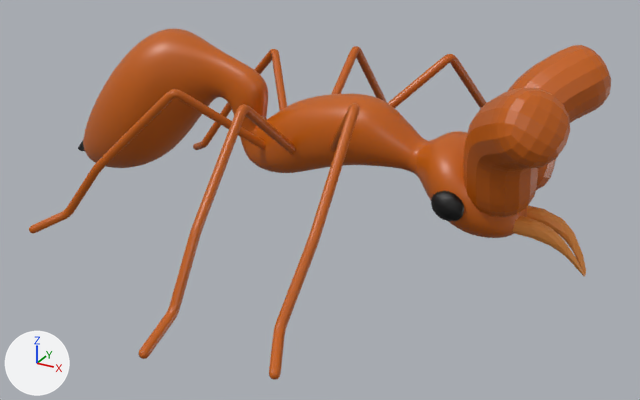
One commit to the Blender file Assets/Prefabs/antmodels/farmerant.blend: the scene before it, then after it.
Rendered twice from a camera (50 mm lens) standing at (2.93, -5.28, 2.19) and looking at (0.07, -0.08, -0.4). The lights are fixed; the arrows at lower left show +X, +Y and +Z.

Before the edit, the objects in view are built like this:
```python
ob_antena = bpy.data.objects.new('Antena', me_cube_004)
ob_antena.location = (1.554, 0.398, 0.297)
ob_antena.rotation_euler = (0.503, 0.0, 0.0)  # degrees (29, 0, 0)
ob_antena_001 = bpy.data.objects.new('Antena.001', me_cube_005)
ob_antena_001.location = (1.554, -0.367, 0.297)
ob_antena_001.rotation_euler = (0.503, 0.0, 3.142)  # degrees (29, 0, 180)
ob_antena_001.scale = (-1.0, 1.0, 1.0)
ob_body = bpy.data.objects.new('Body', me_cube)
ob_body.location = (-0.098, 0.002, 0.0)
ob_body.scale = (1.77, 0.202, 0.0822)
ob_icosphere_001 = bpy.data.objects.new('Icosphere.001', me_icosphere_001)
ob_icosphere_001.location = (1.158, -0.378, -0.102)
ob_icosphere_001.rotation_euler = (0.0, 0.519, 0.0)  # degrees (0, 30, 0)
ob_icosphere_001.scale = (0.123, 0.0765, 0.108)
ob_leg = bpy.data.objects.new('Leg', me_cube_006)
ob_leg.location = (-0.259, -0.087, 0.106)
ob_leg.scale = (0.138, 0.138, 0.138)
ob_leg_001 = bpy.data.objects.new('Leg.001', me_cube_007)
ob_leg_001.location = (-0.062, -0.108, 0.162)
ob_leg_001.rotation_euler = (0.0, 0.0, 1.005)  # degrees (0, 0, 58)
ob_leg_001.scale = (0.138, 0.138, 0.138)
ob_leg_002 = bpy.data.objects.new('Leg.002', me_cube_008)
ob_leg_002.location = (0.228, -0.108, 0.243)
ob_leg_002.rotation_euler = (0.0, 0.0, 1.366)  # degrees (0, 0, 78)
ob_leg_002.scale = (0.138, 0.138, 0.138)
ob_leg_003 = bpy.data.objects.new('Leg.003', me_cube_009)
ob_leg_003.location = (0.228, 0.131, 0.243)
ob_leg_003.rotation_euler = (0.0, 0.0, 1.654)  # degrees (0, 0, 95)
ob_leg_003.scale = (-0.138, 0.138, 0.138)
ob_pincer2 = bpy.data.objects.new('Pincer2', me_cube_003)
ob_pincer2.location = (1.671, -0.094, -0.266)
ob_pincer2.scale = (0.3, -0.3, 0.3)
# also in view: 'Leg.005' at (-1.11, 0.6, -0.14); 'Leg.004' at (-0.14, 1.09, -0.09); 'Pincer1' at (1.72, 0.09, -0.39)
```
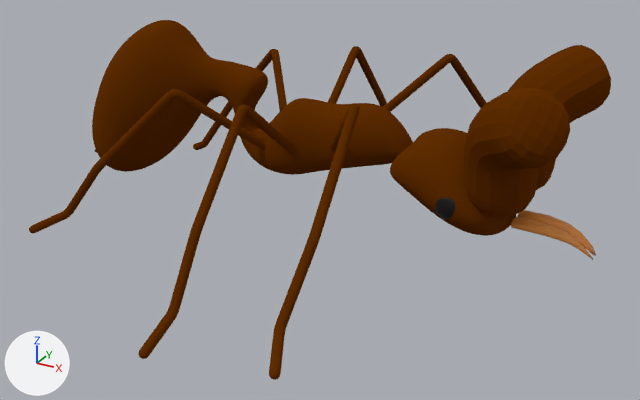
Where the change shows, as pixel boxes [x1, y1, x2, y2] in the pictures (640 x 400 px):
'Body', recoloured, reshaped, modifiers changed
    before: [78, 29, 527, 238]
    after: [92, 20, 516, 236]
'Antena.001', recoloured
    both: [463, 88, 570, 217]
'Antena', recoloured (orange to brown)
    both: [508, 45, 611, 190]
'Leg.001', recoloured (orange to brown)
    both: [138, 104, 295, 359]
'Leg.002', recoloured (orange to brown)
    both: [269, 103, 360, 380]
'Leg', recoloured
    both: [29, 89, 266, 233]
'Pincer1', moved, rescaled
    before: [527, 205, 586, 275]
    after: [518, 210, 596, 256]
'Leg.003', recoloured
    both: [383, 54, 486, 112]
'Pincer2', deleted
    before: [513, 216, 585, 276]
'Leg.005', recoloured (orange to brown)
    both: [193, 49, 287, 150]
'Leg.004', recoloured (orange to brown)
    both: [328, 46, 387, 107]
'Pincer1.001', added
    after: [511, 217, 593, 260]
'Icosphere.001', moved, rescaled
    before: [431, 191, 464, 221]
    after: [435, 198, 455, 220]
part 1 of me_cube, built on
    before: [78, 29, 441, 197]
    after: [92, 20, 436, 193]

What changed in the scene script:
```text
Change mat_body:
    mat_body: principled_material('Body') -> diffuse_material('Body')
    mat_body.base_color: (0.546, 0.112, 0.000911) -> (0.127, 0.0296, 0.000607)  # orange #c35e03 -> brown #643002
Change me_cube:
    used by ob_body; location = (-0.098, 0.002, 0.0); scale = (1.77, 0.202, 0.0822)
    remove me_cube.from_pydata(...)  # 53 vertices, 53 faces; spans x -1.4..1.0, y -2.9..2.9, z -7.4..11.5
    add me_cube.from_pydata(...)  # 85 vertices, 83 faces; spans x -1.3..1.0, y -2.8..2.8, z -7.4..11.5
    me_cube part 1
    14 vertices are removed from x -0.7..0.5, y -2.9..2.9, z -6.9..11.5
    32 faces are deleted
    9 vertices in x -1.4..-1.2, y -1.1..1.1, z -7.4..-1.4 move by (0.1, 0.0, 0.0)
    4 vertices move from x -0.3..-0.2, y -0.1..0.1, z -3.4..-0.3 to x -0.3..-0.2, y -0.5..0.5, z -2.7..0.5
    46 vertices are added at x -1.0..0.5, y -2.8..2.8, z -7.2..11.5
    62 new faces join them, mat_body (brown #643002)
Add me_cube_003_1:
    me_cube_003_1.from_pydata([(-0.72, -0.27, -0.23), (-0.72, -0.27, 0.23), (-0.72, 0.18, -0.23), (-0.72, 0.18, 0.23), (1.45, -0.24, -1.81), (0.74, 0.07, -0.44), (0.74, 0.07, -0.16), (0.62, -0.24, -0.44), (0.62, -0.24, -0.16), (-0.69, 0.18, -0.23), (-0.69, -0.27, 0.23), (-0.69, 0.18, 0.23), (-0.69, -0.27, -0.23), (0.09, 0.2, 0.2), (0.11, -0.24, -0.24), (0.09, 0.2, -0.24), (0.11, -0.24, 0.2)], [], [(0, 1, 3, 2), (5, 6, 4), (12, 10, 1, 0), (5, 4, 7), (11, 3, 1, 10), (4, 6, 8), (15, 5, 7, 14), (4, 8, 7), (15, 13, 6, 5), (2, 3, 11, 9), (2, 9, 12, 0), (13, 11, 10, 16), (14, 16, 10, 12), (7, 8, 16, 14), (6, 13, 16, 8), (9, 11, 13, 15), (9, 15, 14, 12)])
    me_cube_003_1.polygons.foreach_set('use_smooth', [True] * 17)
    me_cube_003_1.materials.append(mat_pincers)  # orange #ec9440
Change ob_body:
    remove _m = ob_body.modifiers.new('Subdivision', 'SUBSURF')
    add _m = ob_body.modifiers.new('Subdivision', 'SUBSURF')
    add _m = ob_body.modifiers.new('Smooth', 'SMOOTH')
Change ob_pincer1:
    ob_pincer1.location: (1.671, 0.113, -0.266) -> (1.715, 0.078, -0.266)
    ob_pincer1.scale: (0.3, 0.3, 0.3) -> (0.3, 0.3, 0.156)
Remove ob_pincer2:
    ob_pincer2 = bpy.data.objects.new('Pincer2', me_cube_003)
    ob_pincer2.location = (1.671, -0.094, -0.266)
    ob_pincer2.scale = (0.3, -0.3, 0.3)
    _m = ob_pincer2.modifiers.new('Subdivision', 'SUBSURF')
    _m = ob_pincer2.modifiers.new('Decimate', 'DECIMATE')
    _m.ratio = 0.2
Change ob_icosphere_001:
    ob_icosphere_001.location: (1.158, -0.378, -0.102) -> (1.158, -0.285, -0.102)
    ob_icosphere_001.scale: (0.123, 0.0765, 0.108) -> (0.18, 0.112, 0.158)
Add ob_pincer1_001:
    ob_pincer1_001 = bpy.data.objects.new('Pincer1.001', me_cube_003_1)
    ob_pincer1_001.location = (1.715, -0.075, -0.266)
    ob_pincer1_001.scale = (0.3, -0.3, 0.156)
    _m = ob_pincer1_001.modifiers.new('Subdivision', 'SUBSURF')
    _m = ob_pincer1_001.modifiers.new('Decimate', 'DECIMATE')
    _m.ratio = 0.2
```
